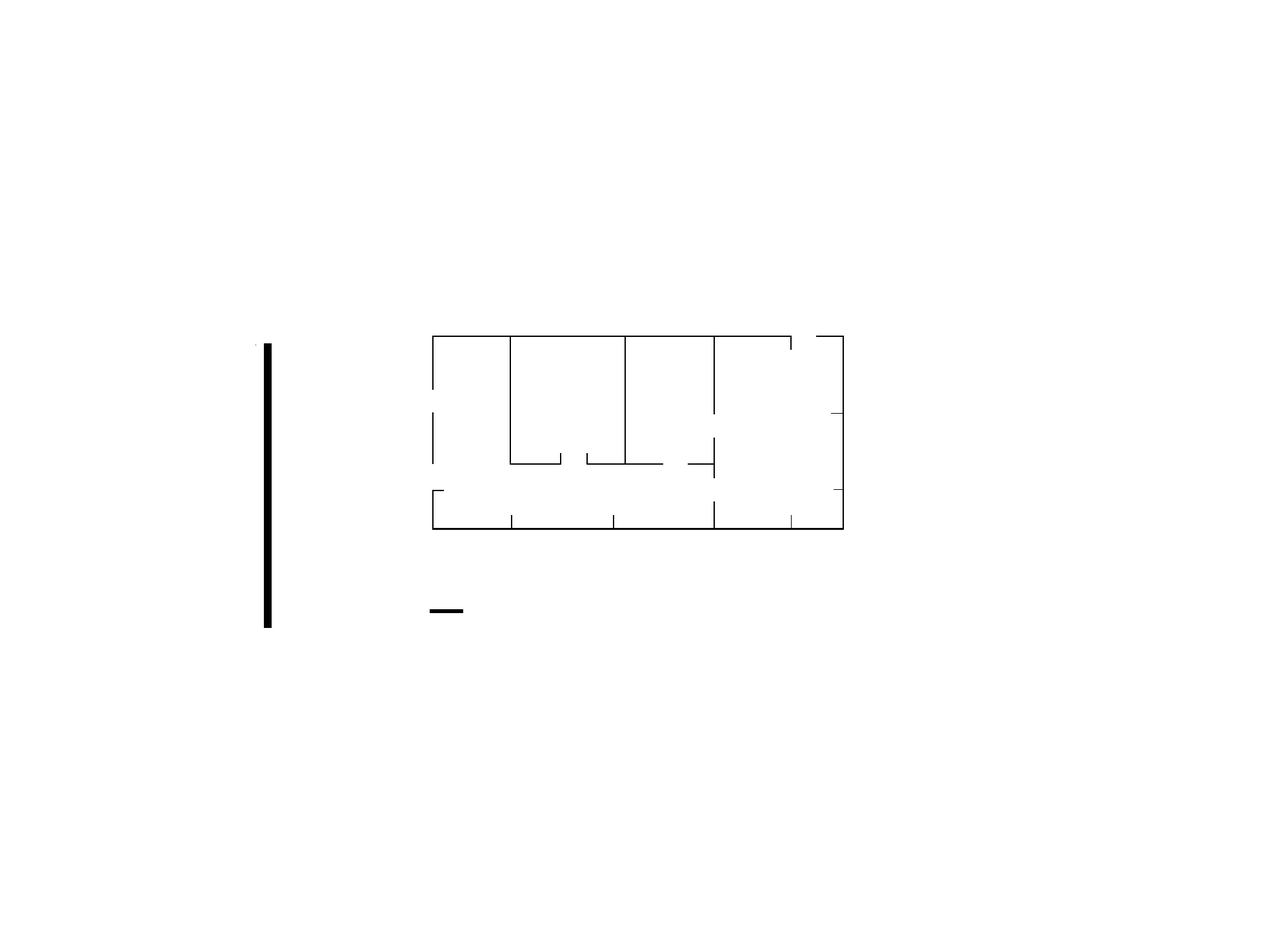
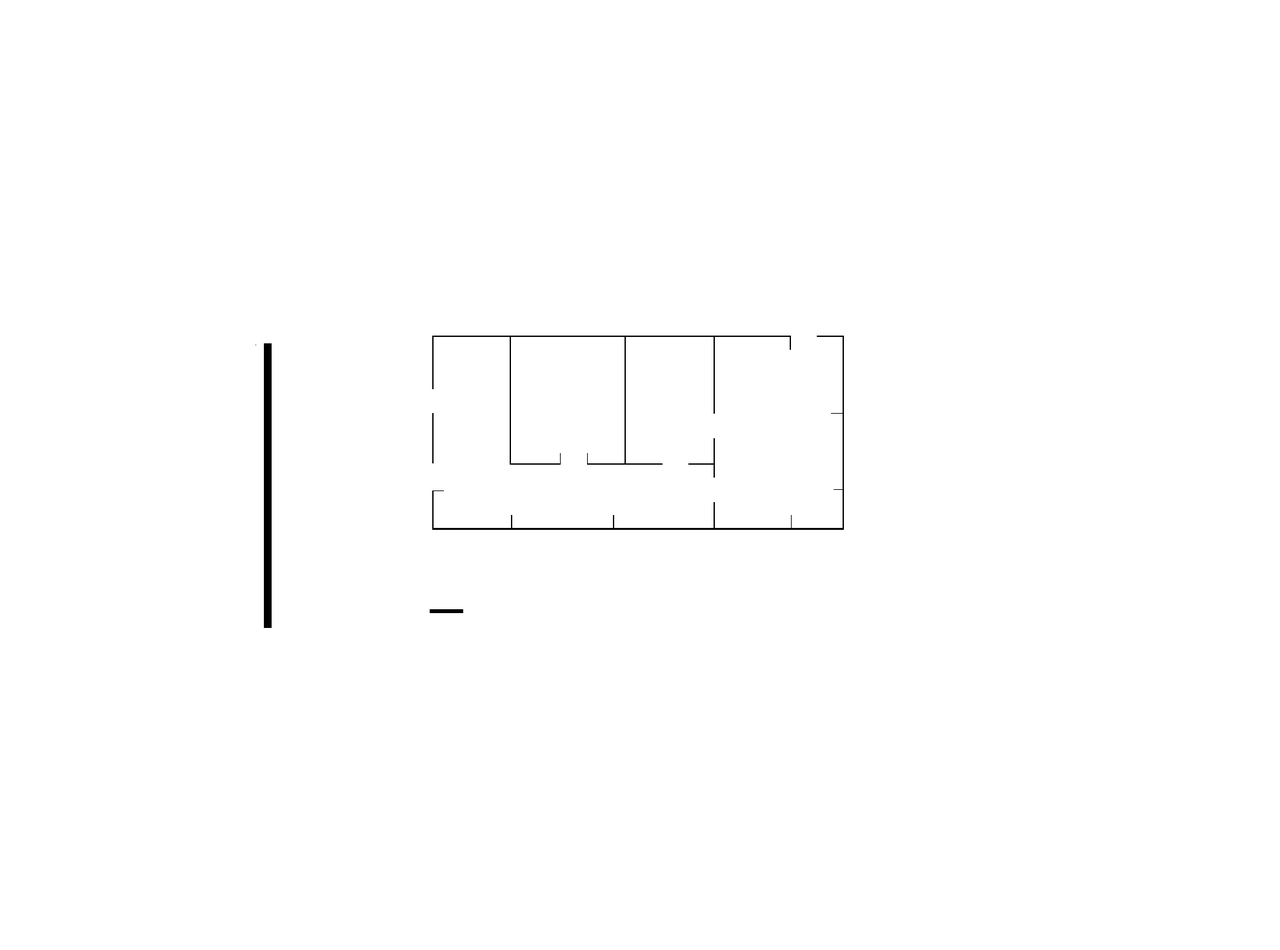
Two versions of the same layered image (1280×950). Layer-by-layer changes:
painted on "heightmap.pgm" over [432, 335, 817, 502]
